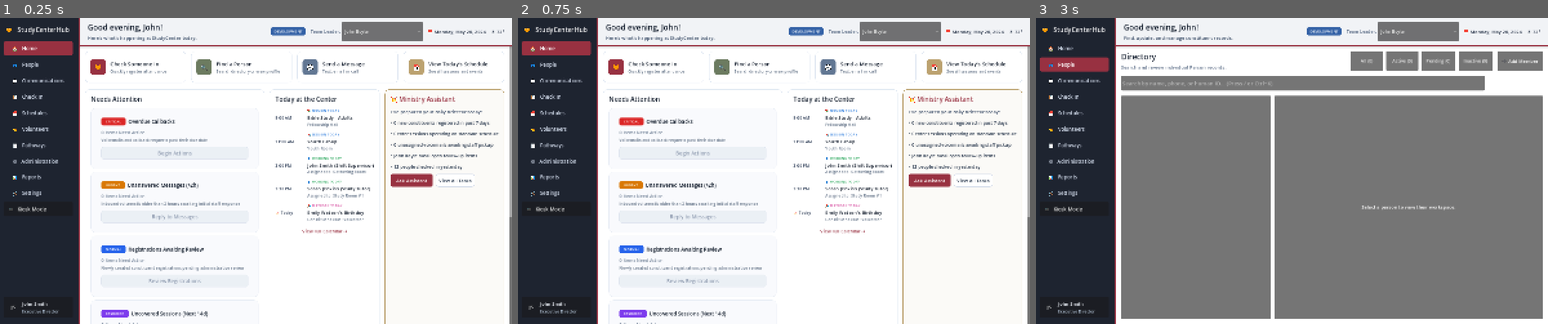
Above: before the commit, frames 1-3 (left to right).
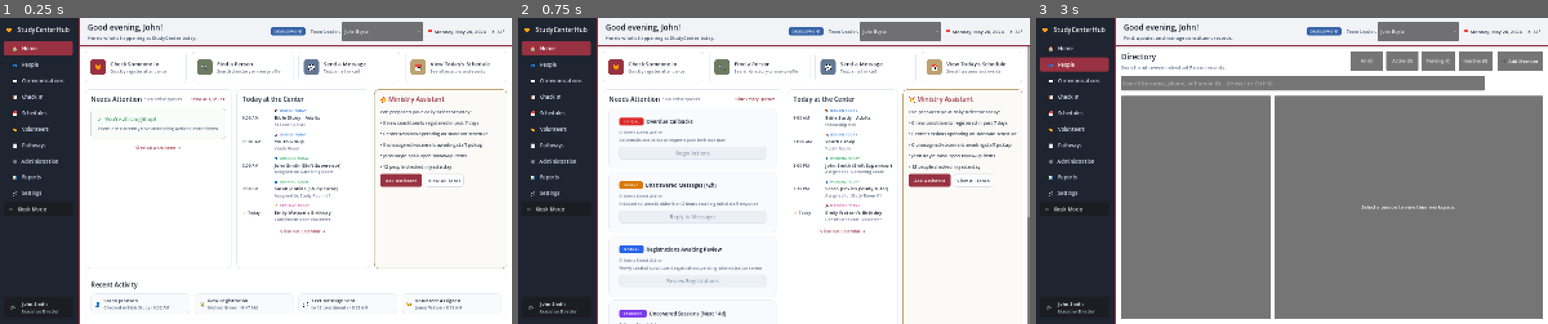
Above: after the commit, the same moments.

Repository: johnboyte/StudyCenterHub-Desktop
Game: Godot game, scene res://app/scenes/app_shell.tscn
Same seed, same stepped clock (60 frames per second), same inputs: the game is played once before the commit and once after it.
Inputs (mouse positions are in pixels of both pictures, inside the frame that each line leads up to):
- Up to frame 1 (0.25 s): no input
- Up to frame 2 (0.75 s): click (727, 97) at 0.5 s, where only the run after the commit has a clickable "Show All Queues"
- Up to frame 3 (3 s): click (1271, 97) at 1.25 s, where only the run after the commit has a clickable "Hide Empty Queues"; click "🏠 Home" at 2 s; click "👥 People" at 2.75 s

The runs differ from the first frame. In frame 1, 8.6% of the frame differs, in the area x 17-100%, y 9-100%; in frame 2, 0.1%; in frame 3, nothing differs.

Commit message:
style(home): focus Action Center on active queues

Diff:
--- a/app/scenes/home_view.gd
+++ b/app/scenes/home_view.gd
@@ -10,6 +10,7 @@
 
 var app_shell: Node = null
 var queue_controller: RefCounted = null
+var show_all_queues: bool = false
 
 @onready var action_grid: HBoxContainer = %ActionGrid
 @onready var tile_check_in: Button = %TileCheckIn
@@ -213,18 +214,57 @@
 	var vbox = VBoxContainer.new()
 	vbox.add_theme_constant_override("separation", 14)
 
+	# Attach container to active SceneTree prior to creating children
+	card.add_child(vbox)
+
+	var qc = _get_queue_controller()
+	if not qc:
+		return
+
+	# Calculate active queue count
+	var registry = QueueRegistryScript.get_registry()
+	var active_queue_count: int = 0
+	for qid in registry.keys():
+		if qc.get_queue_count(qid) > 0:
+			active_queue_count += 1
+
+	# Header HBox: Title + Active Queue Summary + Show All Toggle Button
+	var header_hbox = HBoxContainer.new()
+	header_hbox.size_flags_horizontal = Control.SIZE_EXPAND_FILL
+	vbox.add_child(header_hbox)
+
+	var title_hbox = HBoxContainer.new()
+	title_hbox.size_flags_horizontal = Control.SIZE_EXPAND_FILL
+	title_hbox.add_theme_constant_override("separation", 8)
+	header_hbox.add_child(title_hbox)
+
 	var title_lbl = Label.new()
 	title_lbl.text = "Needs Attention"
 	title_lbl.add_theme_font_size_override("font_size", 20)
 	title_lbl.add_theme_color_override("font_color", Color(0.08, 0.12, 0.18, 1.0))
-	vbox.add_child(title_lbl)
-
-	# Attach container to active SceneTree prior to creating children
-	card.add_child(vbox)
-
-	var qc = _get_queue_controller()
-	if not qc:
-		return
+	title_hbox.add_child(title_lbl)
+
+	# Active Queue Summary
+	var summary_lbl = Label.new()
+	if active_queue_count == 1:
+		summary_lbl.text = "• 1 active queue"
+	elif active_queue_count > 1:
+		summary_lbl.text = "• " + str(active_queue_count) + " active queues"
+	else:
+		summary_lbl.text = "• No active queues"
+	summary_lbl.add_theme_font_size_override("font_size", 13)
+	summary_lbl.add_theme_color_override("font_color", Color(0.40, 0.46, 0.54, 1.0))
+	title_hbox.add_child(summary_lbl)
+
+	# Toggle Button
+	var toggle_btn = Button.new()
+	toggle_btn.text = "Hide Empty Queues" if show_all_queues else "Show All Queues"
+	_style_link_button(toggle_btn, 13)
+	toggle_btn.pressed.connect(func():
+		show_all_queues = not show_all_queues
+		_populate_needs_attention_card(card)
+	)
+	header_hbox.add_child(toggle_btn)
 
 	# 1. Render ActiveWorkTray if a paused session exists
 	if not qc.active_queue_id.is_empty() and qc.get_remaining_count() > 0:
@@ -241,28 +281,67 @@
 		tray.resume_requested.connect(_on_tray_resume)
 		tray.end_requested.connect(_on_tray_end)
 
-	# 2. Render ActionCenterCard list/grid for all 5 Production V1 Queues
-	var cards_vbox = VBoxContainer.new()
-	cards_vbox.add_theme_constant_override("separation", 10)
-	vbox.add_child(cards_vbox)
-
-	var registry = QueueRegistryScript.get_registry()
-	for qid in registry.keys():
-		var def = registry[qid]
-		var count = qc.get_queue_count(qid)
-
-		var card_item = ActionCenterCardScene.instantiate()
-		cards_vbox.add_child(card_item)
-		card_item.configure_card({
-			"queue_id": qid,
-			"title": def.get("title", "Work Queue"),
-			"count": count,
-			"supporting_detail": def.get("description", ""),
-			"urgency": def.get("urgency", "normal"),
-			"primary_button": def.get("primary_button", "Begin Actions"),
-			"queue_mode_supported": def.get("queue_mode_supported", true)
-		})
-		card_item.action_requested.connect(_on_card_action)
+	# 2. Render ActionCenterCard list OR All-Caught-Up state
+	if active_queue_count == 0 and not show_all_queues:
+		# Calm All-Caught-Up Success State Card
+		var empty_panel = PanelContainer.new()
+		var empty_style = StyleBoxFlat.new()
+		empty_style.bg_color = Color(0.975, 0.99, 0.98, 1.0)
+		empty_style.border_width_left = 1; empty_style.border_width_top = 1; empty_style.border_width_right = 1; empty_style.border_width_bottom = 1
+		empty_style.border_color = Color(0.78, 0.88, 0.82, 1.0)
+		empty_style.corner_radius_top_left = 10; empty_style.corner_radius_top_right = 10; empty_style.corner_radius_bottom_left = 10; empty_style.corner_radius_bottom_right = 10
+		empty_style.content_margin_left = 20; empty_style.content_margin_top = 22; empty_style.content_margin_right = 20; empty_style.content_margin_bottom = 22
+		empty_panel.add_theme_stylebox_override("panel", empty_style)
+		vbox.add_child(empty_panel)
+
+		var empty_vbox = VBoxContainer.new()
+		empty_vbox.add_theme_constant_override("separation", 6)
+		empty_panel.add_child(empty_vbox)
+
+		var headline_hbox = HBoxContainer.new()
+		headline_hbox.add_theme_constant_override("separation", 8)
+		empty_vbox.add_child(headline_hbox)
+
+		var check_lbl = Label.new()
+		check_lbl.text = "✓"
+		check_lbl.add_theme_font_size_override("font_size", 18)
+		check_lbl.add_theme_color_override("font_color", Color(0.12, 0.52, 0.28, 1.0))
+		headline_hbox.add_child(check_lbl)
+
+		var caught_up_lbl = Label.new()
+		caught_up_lbl.text = "You’re all caught up!"
+		caught_up_lbl.add_theme_font_size_override("font_size", 16)
+		caught_up_lbl.add_theme_color_override("font_color", Color(0.12, 0.52, 0.28, 1.0))
+		headline_hbox.add_child(caught_up_lbl)
+
+		var sub_lbl = Label.new()
+		sub_lbl.text = "There are currently no outstanding Action Center items."
+		sub_lbl.add_theme_font_size_override("font_size", 14)
+		sub_lbl.add_theme_color_override("font_color", Color(0.38, 0.44, 0.52, 1.0))
+		empty_vbox.add_child(sub_lbl)
+	else:
+		var cards_vbox = VBoxContainer.new()
+		cards_vbox.add_theme_constant_override("separation", 10)
+		vbox.add_child(cards_vbox)
+
+		for qid in registry.keys():
+			var def = registry[qid]
+			var count = qc.get_queue_count(qid)
+
+			# In default mode (show_all_queues == false), show ONLY cards with count > 0
+			if count > 0 or show_all_queues:
+				var card_item = ActionCenterCardScene.instantiate()
+				cards_vbox.add_child(card_item)
+				card_item.configure_card({
+					"queue_id": qid,
+					"title": def.get("title", "Work Queue"),
+					"count": count,
+					"supporting_detail": def.get("description", ""),
+					"urgency": def.get("urgency", "normal"),
+					"primary_button": def.get("primary_button", "Begin Actions"),
+					"queue_mode_supported": def.get("queue_mode_supported", true)
+				})
+				card_item.action_requested.connect(_on_card_action)
 
 	# 3. View All Work Items link
 	var link_btn = Button.new()
--- a/tests/test_home_action_center.gd
+++ b/tests/test_home_action_center.gd
@@ -71,22 +71,50 @@
 	shell.db = db
 	root.add_child(shell)
 
-	# 1. Test HomeView Instantiation & Action Center Card Grid Rendering
-	print("[Test 1] Testing HomeView instantiation and ActionCenterCard rendering...")
+	# 1. Test HomeView Instantiation & Focused ActionCenterCard Rendering (count > 0 only)
+	print("[Test 1] Testing HomeView instantiation and focused ActionCenterCard rendering...")
 	var home = load("res://app/scenes/home_view.tscn").instantiate()
 	home.set_app_shell(shell)
 	root.add_child(home)
 	await process_frame
 
 	var cards = _get_action_cards(home)
-	if cards.size() != 5:
-		print("FAIL: Expected 5 ActionCenterCard instances for 5 V1 queues, got: ", cards.size())
-		quit(1)
-		return
-	print("PASS 1/7: Home Action Center rendered all 5 Production V1 queue cards simultaneously.")
-
-	# 2. Verify Card Metadata & Counts from Queue Architecture
-	print("[Test 2] Verifying card metadata and count sources...")
+	if cards.size() != 1 or cards[0].queue_id != "pending_member_cards":
+		print("FAIL: Expected 1 active card (pending_member_cards) in default focused mode, got: ", cards.size())
+		quit(1)
+		return
+	print("PASS 1/9: Home Action Center rendered only active queue cards (count > 0) in default focused mode.")
+
+	# 2. Test Show All Queues Toggle & Zero-Count Cards Presentation
+	print("[Test 2] Testing Show All Queues toggle and zero-count presentation...")
+	home.show_all_queues = true
+	home._setup_middle_cards()
+	await process_frame
+
+	var all_cards = _get_action_cards(home)
+	if all_cards.size() != 5:
+		print("FAIL: Expected 5 cards when show_all_queues is true, got: ", all_cards.size())
+		quit(1)
+		return
+
+	# Verify zero-count cards remain disabled in show-all mode
+	for card in all_cards:
+		if card.queue_id != "pending_member_cards":
+			var btn = card.primary_button if card.primary_button else (card.find_child("PrimaryButton", true, false) as Button)
+			if not btn or not btn.disabled:
+				print("FAIL: Zero-count card button should remain disabled in show-all mode: ", card.queue_id)
+				quit(1)
+				return
+	print("PASS 2/9: Show All Queues revealed all 5 cards while zero-count buttons remained safely disabled.")
+
+	# Restore focused mode
+	home.show_all_queues = false
+	home._setup_middle_cards()
+	await process_frame
+
+	# 3. Verify Card Metadata & Counts from Queue Architecture
+	print("[Test 3] Verifying card metadata and count sources...")
+	cards = _get_action_cards(home)
 	var member_cards_found = false
 	var pending_card_count = -1
 	for card in cards:
@@ -101,10 +129,10 @@
 		print("FAIL: pending_member_cards card metadata or count mismatch. Found: ", member_cards_found, " count: ", pending_card_count)
 		quit(1)
 		return
-	print("PASS 2/7: Card metadata and count derived accurately from QueueRegistry and QueueController.")
-
-	# 3. Test Selecting pending_member_cards Card Launches Stage 4 Slice via Stage 2 Navigation
-	print("[Test 3] Testing pending_member_cards launch via Stage 2 navigation contract...")
+	print("PASS 3/9: Card metadata and count derived accurately from QueueRegistry and QueueController.")
+
+	# 4. Test Selecting pending_member_cards Card Launches Stage 4 Slice via Stage 2 Navigation
+	print("[Test 4] Testing pending_member_cards launch via Stage 2 navigation contract...")
 	shell.switched_view = ""
 	shell.switch_params = {}
 	home._on_card_action("pending_member_cards")
@@ -113,10 +141,10 @@
 		print("FAIL: Navigation contract mismatch on launch. Target: ", shell.switched_view, " Params: ", shell.switch_params)
 		quit(1)
 		return
-	print("PASS 3/7: Selecting pending_member_cards card invoked Stage 2 navigation contract correctly.")
-
-	# 4. Test ActiveWorkTray Rendering for Paused Session
-	print("[Test 4] Testing ActiveWorkTray rendering when paused session exists...")
+	print("PASS 4/9: Selecting pending_member_cards card invoked Stage 2 navigation contract correctly.")
+
+	# 5. Test ActiveWorkTray Rendering for Paused Session
+	print("[Test 5] Testing ActiveWorkTray rendering when paused session exists...")
 	var qc = home._get_queue_controller()
 	qc.start_queue("pending_member_cards")
 	home._setup_middle_cards()
@@ -126,51 +154,67 @@
 		print("FAIL: ActiveWorkTray did not render when active session existed. Found count: ", trays.size())
 		quit(1)
 		return
-	print("PASS 4/7: ActiveWorkTray rendered cleanly for active paused work session.")
-
-	# 5. Test ActiveWorkTray [End Session] Button Clearing Tray State
-	print("[Test 5] Testing ActiveWorkTray [End Session] button handler...")
+	print("PASS 5/9: ActiveWorkTray rendered cleanly for active paused work session.")
+
+	# 6. Test ActiveWorkTray [End Session] Button Clearing Tray State
+	print("[Test 6] Testing ActiveWorkTray [End Session] button handler...")
 	home._on_tray_end("pending_member_cards")
 	trays = _get_work_trays(home)
 	if trays.size() != 0 or qc.active_queue_id != "":
 		print("FAIL: End session failed to clear active queue session or remove tray.")
 		quit(1)
 		return
-	print("PASS 5/7: ActiveWorkTray [End Session] cleared session and updated Home Action Center.")
-
-	# 6. Test Count Synchronization After Item Completion
-	print("[Test 6] Testing count synchronization after item completion...")
+	print("PASS 6/9: ActiveWorkTray [End Session] cleared session and updated Home Action Center.")
+
+	# 7. Test Count Synchronization & All-Caught-Up State After Item Completion
+	print("[Test 7] Testing All-Caught-Up state when all queue counts reach zero...")
 	qc.start_queue("pending_member_cards")
 	qc.complete_current_item([100]) # Complete the item
 	home.receive_navigation_context({}) # Simulate return to Home
 
 	cards = _get_action_cards(home)
-	for card in cards:
-		if card.queue_id == "pending_member_cards":
-			var badge_lbl = card.count_badge if card.count_badge else (card.find_child("CountBadge", true, false) as Label)
-			if not badge_lbl or not badge_lbl.text.begins_with("0"):
-				print("FAIL: Count did not update to 0 after item completion. Text: ", (badge_lbl.text if badge_lbl else "null"))
-				quit(1)
-				return
+	if cards.size() != 0:
+		print("FAIL: Focused mode should show 0 cards when all queue counts are 0, got: ", cards.size())
+		quit(1)
+		return
+
+	# Verify "You’re all caught up!" text is present in HomeView
+	var caught_up_found = false
+	var all_nodes = []
+	_collect_nodes(home, all_nodes)
+	for n in all_nodes:
+		if n is Label and n.text.contains("You’re all caught up!"):
+			caught_up_found = true
 			break
-	print("PASS 6/7: Counts refreshed and synchronized after queue item completion.")
-
-	# 7. Verify All 5 Production V1 Cards Are Functional & Supported
-	print("[Test 7] Verifying all 5 Production V1 cards are functional and supported...")
-	for card in cards:
-		var btn = card.primary_button if card.primary_button else (card.find_child("PrimaryButton", true, false) as Button)
-		if btn and btn.text.contains("(Unavailable)"):
-			print("FAIL: All 5 Production V1 cards should be active. Found unavailable card: ", card.queue_id)
-			quit(1)
-			return
-
+
+	if not caught_up_found:
+		print("FAIL: 'You’re all caught up!' success state label was not rendered when queue counts reached zero.")
+		quit(1)
+		return
+	print("PASS 7/9: All-caught-up state card rendered successfully when all queue counts reached zero.")
+
+	# 8. Verify Active Queue Summary Singular/Plural Wording
+	print("[Test 8] Verifying active queue summary wording...")
+	var summary_found = false
+	for n in all_nodes:
+		if n is Label and n.text.contains("No active queues"):
+			summary_found = true
+			break
+	if not summary_found:
+		print("FAIL: 'No active queues' summary label was not found.")
+		quit(1)
+		return
+	print("PASS 8/9: Active queue summary correctly reported 'No active queues'.")
+
+	# 9. Verify All 5 Production V1 Cards Functional on Navigation Action
+	print("[Test 9] Verifying navigation action execution for all 5 Production V1 queues...")
 	shell.switched_view = ""
 	home._on_card_action("uncovered_sessions")
 	if shell.switched_view != "schedules":
 		print("FAIL: Selecting uncovered_sessions should switch to schedules view, got: ", shell.switched_view)
 		quit(1)
 		return
-	print("PASS 7/7: All 5 Production V1 Action Center queues are fully operational.")
+	print("PASS 9/9: Navigation routing remains 100% operational across all queues.")
 
 	home.queue_free()
 	shell.queue_free()
